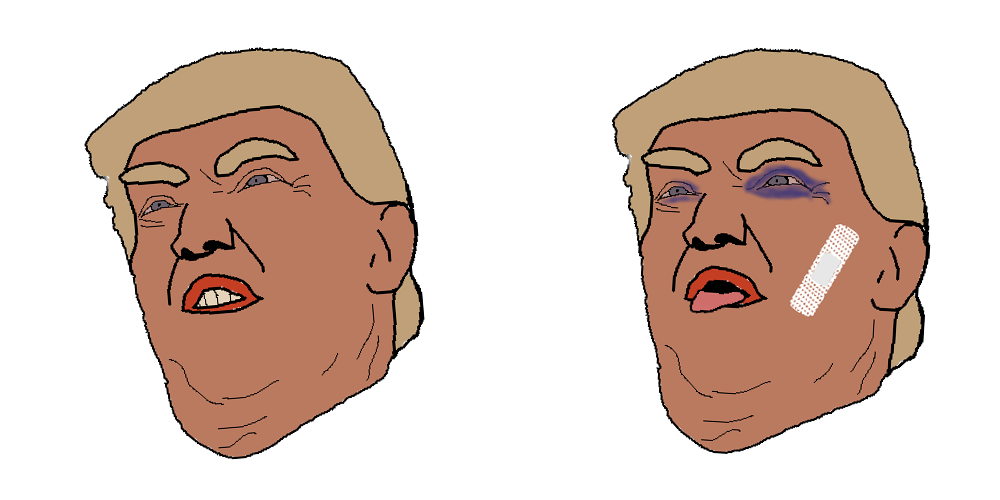
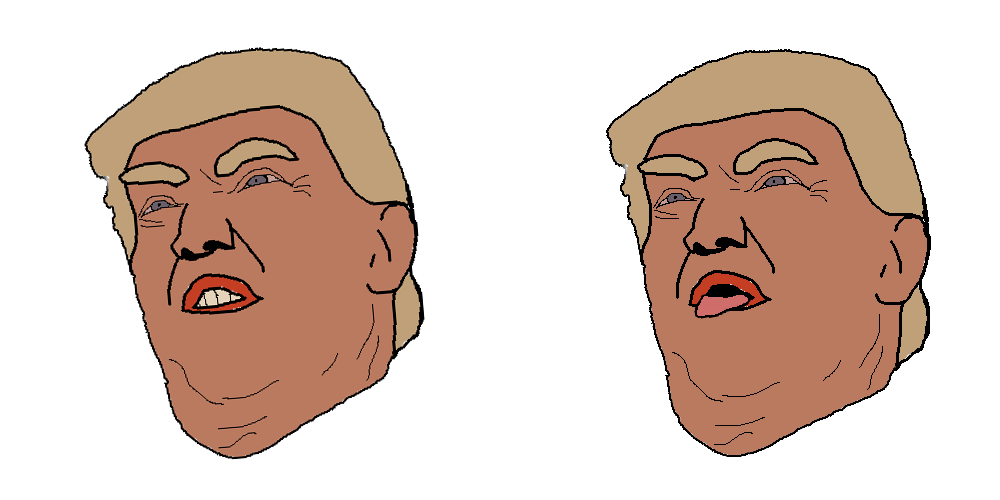
Layer changes from the first 1000×500 image to the second:
added layer "Pasted Layer" above "Whack_001" over box(606, 49, 931, 457)
hid "Whack_001_hit" over box(611, 47, 931, 454)
